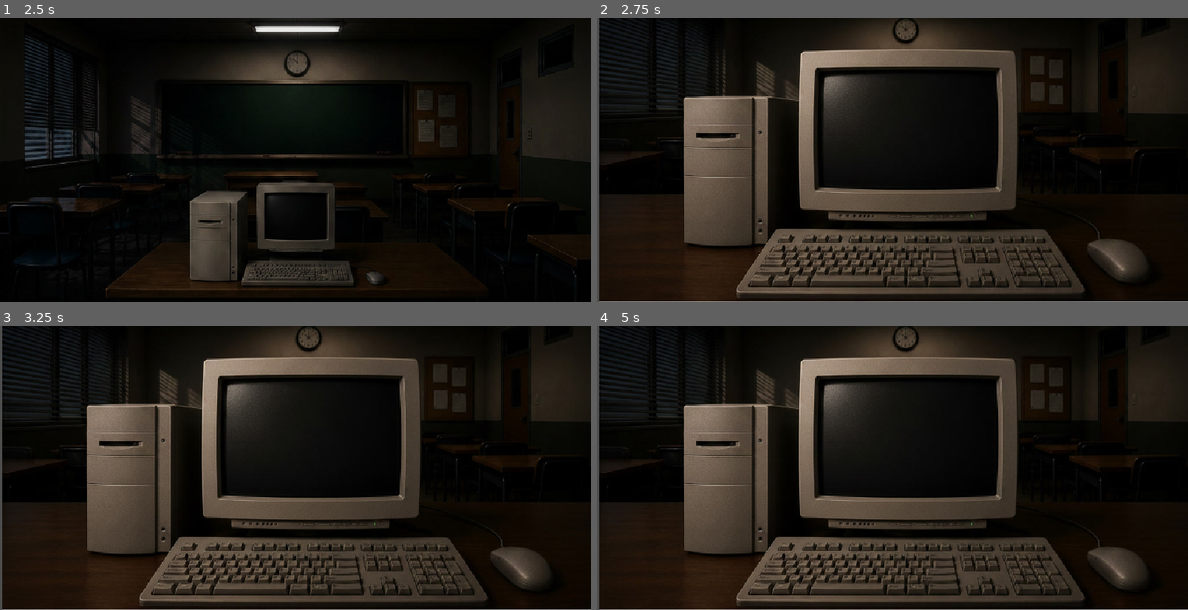
Above: before the commit, frames 1-4 (two rows, left to right).
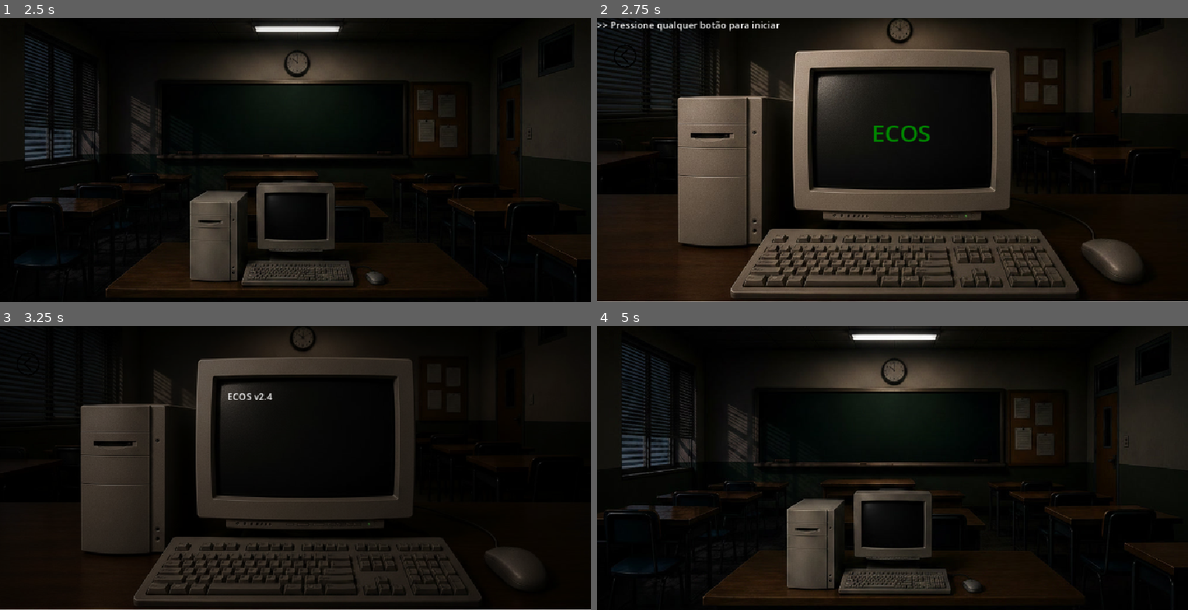
Above: after the commit, the same moments.

Repository: gustavoalcobaca/PIBIC-2026-ENEM
Game: Godot game, scene res://Cenas/telainicial.tscn
Two runs of this game, one before a commit and one after it. Both use one fixed random seed, a clock stepped at 60 frames per second and the inputs below.
Inputs (mouse positions are in pixels of both pictures, inside the frame that each line leads up to):
- Up to frame 1 (2.5 s): click (271, 233) at 0.5 s; tap Enter (ui_accept) at 1.25, 2.1, 2.27 s; move the mouse to (425, 145) at 1.27 s; hold Enter (ui_accept) 1.28-2.03 s; click (425, 145) at 1.42 s; move the mouse to (177, 174) at 2.02 s; click (177, 174) at 2.17 s
- Up to frame 2 (2.75 s): tap Enter (ui_accept) at 2.57 s
- Up to frame 3 (3.25 s): click (29, 362) at 2.77 s
- Up to frame 4 (5 s): move the mouse to (951, 405) at 3.52 s; hold Enter (ui_accept) 3.53-4.28 s; click (951, 405) at 3.67 s; move the mouse to (862, 524) at 4.27 s; tap Enter (ui_accept) at 4.35, 4.52, 4.82 s; click (862, 524) at 4.42 s

Frame 1 is identical in both runs. In frame 2, 11% of the frame differs, in the area x 0-93%, y 0-100%; in frame 3, 29%; in frame 4, 42%, in the area x 0-100%, y 0-100%.

Commit message:
Nova versão BETA 0.2
coloquei os sistemas iniciais do jogo como o login e concertei alguns bugs da tela.

Diff:
--- a/Cenas/computador.tscn
+++ b/Cenas/computador.tscn
@@ -1,15 +1,133 @@
 [gd_scene format=3 uid="uid://cvxkqo33loo60"]
 
 [ext_resource type="Texture2D" uid="uid://ci2tkxt2c8ibn" path="res://Assets/main.jpg" id="1_i8jqq"]
+[ext_resource type="Script" uid="uid://dkb8vuftnymo5" path="res://Script/computador.gd" id="1_utdne"]
+[ext_resource type="Texture2D" uid="uid://b3l4guc6lhfvt" path="res://Assets/botao-voltar.png" id="2_mrqev"]
+
+[sub_resource type="Animation" id="Animation_a6iff"]
+length = 0.001
+tracks/0/type = "value"
+tracks/0/imported = false
+tracks/0/enabled = true
+tracks/0/path = NodePath("Fade:color")
+tracks/0/interp = 1
+tracks/0/loop_wrap = true
+tracks/0/keys = {
+"times": PackedFloat32Array(0),
+"transitions": PackedFloat32Array(1),
+"update": 0,
+"values": [Color(0, 0, 0, 0)]
+}
+
+[sub_resource type="Animation" id="Animation_7xylp"]
+resource_name = "sair_pc"
+length = 2.0
+tracks/0/type = "value"
+tracks/0/imported = false
+tracks/0/enabled = true
+tracks/0/path = NodePath("Fade:color")
+tracks/0/interp = 1
+tracks/0/loop_wrap = true
+tracks/0/keys = {
+"times": PackedFloat32Array(0, 1, 2),
+"transitions": PackedFloat32Array(1, 1, 1),
+"update": 0,
+"values": [Color(0, 0, 0, 0.14509805), Color(0, 0, 0, 0.93333334), Color(0, 0, 0, 0.2)]
+}
+
+[sub_resource type="AnimationLibrary" id="AnimationLibrary_phbud"]
+_data = {
+&"RESET": SubResource("Animation_a6iff"),
+&"sair_pc": SubResource("Animation_7xylp")
+}
+
+[sub_resource type="SystemFont" id="SystemFont_utdne"]
 
 [node name="Computador" type="Control" unique_id=1377238177]
 layout_mode = 3
 anchors_preset = 0
+script = ExtResource("1_utdne")
 
-[node name="TextureRect" type="TextureRect" parent="." unique_id=1553781804]
+[node name="Background" type="TextureRect" parent="." unique_id=1553781804]
 layout_mode = 0
-offset_left = 4.0
+offset_left = -6.0
 offset_top = -294.0
-offset_right = 1028.0
+offset_right = 1018.0
 offset_bottom = 730.0
 texture = ExtResource("1_i8jqq")
+
+[node name="BotaoVoltar" type="TextureButton" parent="." unique_id=351160978]
+modulate = Color(0.8627451, 0.4862745, 0.627451, 1)
+self_modulate = Color(18.892002, 18.892002, 18.892002, 1)
+layout_mode = 0
+offset_left = 27.0
+offset_top = 44.0
+offset_right = 69.0
+offset_bottom = 87.0
+texture_normal = ExtResource("2_mrqev")
+ignore_texture_size = true
+stretch_mode = 5
+
+[node name="Fade" type="ColorRect" parent="." unique_id=2094264043]
+layout_mode = 0
+offset_left = -1.0
+offset_top = -4.0
+offset_right = 1015.0
+offset_bottom = 484.0
+mouse_filter = 2
+color = Color(0, 0, 0, 0)
+
+[node name="AnimationPlayer" type="AnimationPlayer" parent="." unique_id=1751666158]
+libraries/ = SubResource("AnimationLibrary_phbud")
+
+[node name="Boot" type="Control" parent="." unique_id=1311458020]
+anchors_preset = 0
+offset_right = 40.0
+offset_bottom = 40.0
+
+[node name="Logo" type="Label" parent="Boot" unique_id=1147126460]
+layout_mode = 0
+offset_left = 468.0
+offset_top = 168.0
+offset_right = 575.0
+offset_bottom = 228.0
+theme_override_colors/font_color = Color(0, 0.52218926, 1.4439225e-06, 1)
+theme_override_fonts/font = SubResource("SystemFont_utdne")
+theme_override_font_sizes/font_size = 40
+text = "ECOS"
+horizontal_alignment = 1
+vertical_alignment = 1
+
+[node name="Terminal" type="RichTextLabel" parent="Boot" unique_id=674419556]
+layout_mode = 0
+offset_left = 390.0
+offset_top = 109.0
+offset_right = 659.0
+offset_bottom = 263.0
+scroll_following = true
+
+[node name="Clique" type="Label" parent="Boot" unique_id=1116024897]
+layout_mode = 0
+offset_right = 40.0
+offset_bottom = 23.0
+
+[node name="NomeOperador" type="LineEdit" parent="Boot" unique_id=1591984768]
+layout_mode = 0
+offset_left = 383.0
+offset_top = 256.0
+offset_right = 565.0
+offset_bottom = 287.0
+
+[node name="Desktop" type="Control" parent="." unique_id=803284653]
+anchors_preset = 0
+offset_right = 40.0
+offset_bottom = 40.0
+
+[node name="Menu" type="Control" parent="Desktop" unique_id=1763993]
+anchors_preset = 0
+offset_left = 368.0
+offset_top = 93.0
+offset_right = 674.0
+offset_bottom = 292.0
+
+[connection signal="text_submitted" from="Boot/NomeOperador" to="." method="_on_nome_operador_text_submitted"]
--- a/Cenas/telainicial.tscn
+++ b/Cenas/telainicial.tscn
@@ -71,9 +71,6 @@
 offset_right = 613.0
 offset_bottom = 462.0
 
-[node name="AnimationPlayer" type="AnimationPlayer" parent="." unique_id=709201132]
-libraries/ = SubResource("AnimationLibrary_jb0m0")
-
 [node name="Fade" type="ColorRect" parent="." unique_id=366235774]
 layout_mode = 1
 anchors_preset = 15
@@ -87,3 +84,6 @@
 grow_vertical = 2
 mouse_filter = 2
 color = Color(0, 0, 0, 0)
+
+[node name="AnimationPlayer" type="AnimationPlayer" parent="." unique_id=709201132]
+libraries/ = SubResource("AnimationLibrary_jb0m0")
--- /dev/null
+++ b/Script/computador.gd
@@ -0,0 +1,157 @@
+extends Control
+
+@onready var terminal = $Boot/Terminal
+@onready var logo = $Boot/Logo
+@onready var clique = $Boot/Clique
+@onready var botao_voltar = $BotaoVoltar
+@onready var anim = $AnimationPlayer
+@onready var nome_input = $Boot/NomeOperador
+
+
+var esperando_nome := false
+var nome_operador := ""
+var boot_finalizado := false
+
+
+func _ready():
+
+	terminal.bbcode_enabled = true
+
+	$Desktop.visible = false
+
+	nome_input.visible = false
+
+	logo.visible = true
+	terminal.visible = false
+	clique.visible = true
+	clique.text = ">> Pressione qualquer botão para iniciar"
+
+	botao_voltar.pressed.connect(_voltar)
+
+func _input(event):
+
+	if event is InputEventMouseButton and event.pressed:
+
+		if !terminal.visible:
+
+			clique.visible = false
+			logo.visible = false
+			terminal.visible = true
+
+			await boot()
+
+		elif boot_finalizado:
+
+			$Boot.visible = false
+			$Desktop.visible = true
+
+	elif event.is_action_pressed("ui_accept") and boot_finalizado:
+
+		$Boot.visible = false
+		$Desktop.visible = true
+
+func _voltar():
+	botao_voltar.disabled = true
+
+	anim.play("sair_pc")
+
+	await anim.animation_finished
+
+	get_tree().change_scene_to_file("res://Cenas/telainicial.tscn")
+
+func escrever_linha(texto: String, tempo: float = 3.0):
+	terminal.append_text(texto + "\n")
+
+	# Espera um frame para o RichTextLabel atualizar
+	await get_tree().process_frame
+
+	terminal.scroll_to_line(terminal.get_line_count() - 1)
+
+	await get_tree().create_timer(tempo).timeout
+
+func ok(tempo: float = 0.5):
+	await escrever_linha("[color=#00FF66]OK[/color]", tempo)
+
+func erro(tempo: float = 0.7):
+	await escrever_linha("[color=#FF3B30]ERRO[/color]", tempo)
+
+func falha(tempo: float = 0.9):
+	await escrever_linha("[color=#FFA500]FALHA[/color]", tempo)
+
+func aviso(texto: String, tempo: float = 1.0):
+	await escrever_linha("[color=#FFD700]" + texto + "[/color]", tempo)
+
+func info(texto: String, tempo: float = 1.0):
+	await escrever_linha("[color=#00FF66]" + texto + "[/color]", tempo)
+
+func sistema(texto: String, tempo: float = 1.0):
+	await escrever_linha("[color=#00FF6]" + texto + "[/color]", tempo)
+
+func comando(texto: String, tempo: float = 3.0):
+	await escrever_linha("[color=#D0D0D0]" + texto + "[/color]", tempo)
+
+
+func _on_nome_operador_text_submitted(texto: String):
+
+	texto = texto.strip_edges()
+
+	if texto.is_empty():
+		await erro()
+		await comando("> Nome do operador inválido.")
+		await aviso("> Digite um nome para continuar.")
+		await escrever_linha("")
+
+		nome_input.clear()
+		nome_input.grab_focus()
+		return
+
+	nome_operador = texto
+	nome_input.visible = false
+
+	await comando("> Registrando operador...")
+	await ok(0.5)
+	await comando("> Operador registrado com sucesso.")
+	await info("> Bem-vindo, " + nome_operador + ".")
+
+	clique.text = ">> Clique para continuar <<"
+	clique.visible = true
+
+	boot_finalizado = true
+
+func boot():
+
+	terminal.clear()
+
+	await sistema("ECOS v2.4", 0.7)
+	await escrever_linha("")
+
+	await comando("> Inicializando sistema...")
+	await ok(0.4)
+
+	await comando("> Carregando módulo Física...")
+	await ok()
+
+	await comando("> Carregando módulo Química...")
+	await ok()
+
+	await comando("> Carregando módulo Biologia...")
+	await ok()
+
+	await comando("> Verificando arquivos...")
+	await ok()
+
+	await comando("> Arquivo corrompido encontrado...")
+	await erro()
+
+	await comando("> Tentando restaurar...")
+	await falha()
+
+	await comando("> Aguardando operador...")
+	await escrever_linha("")
+
+	nome_input.visible = true
+	nome_input.clear()
+	nome_input.grab_focus()
+
+	clique.text = ">> Aguardando entrada do usuário... <<"
+	clique.visible = true
Binary file added: Assets/botao-voltar.png
Not shown, added: Assets/botao-voltar.png.import
Not shown, added: Script/computador.gd.uid
